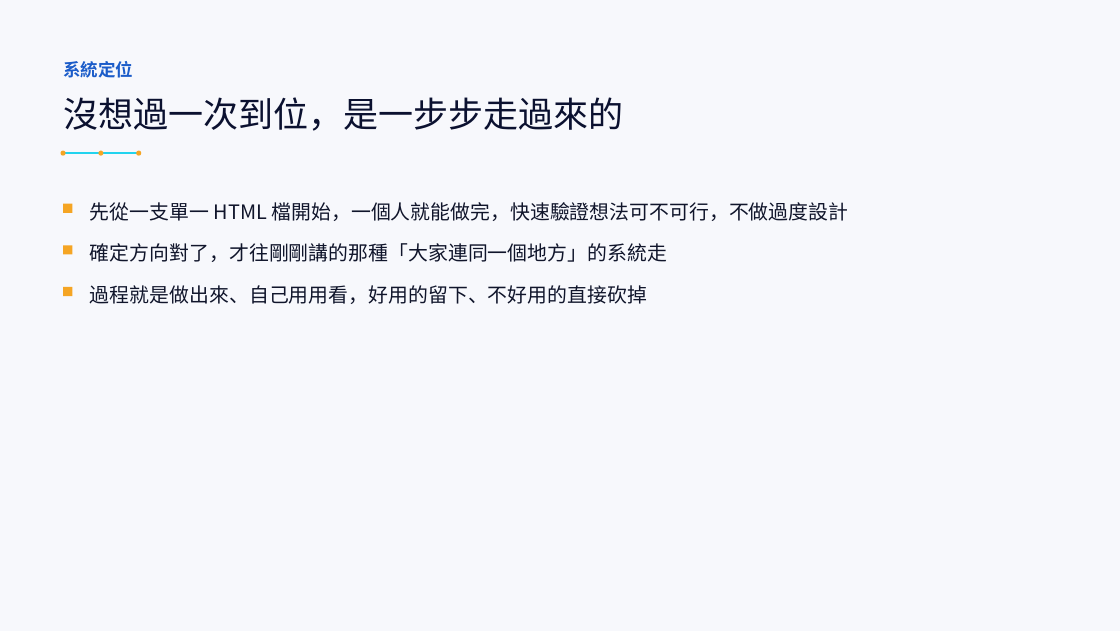
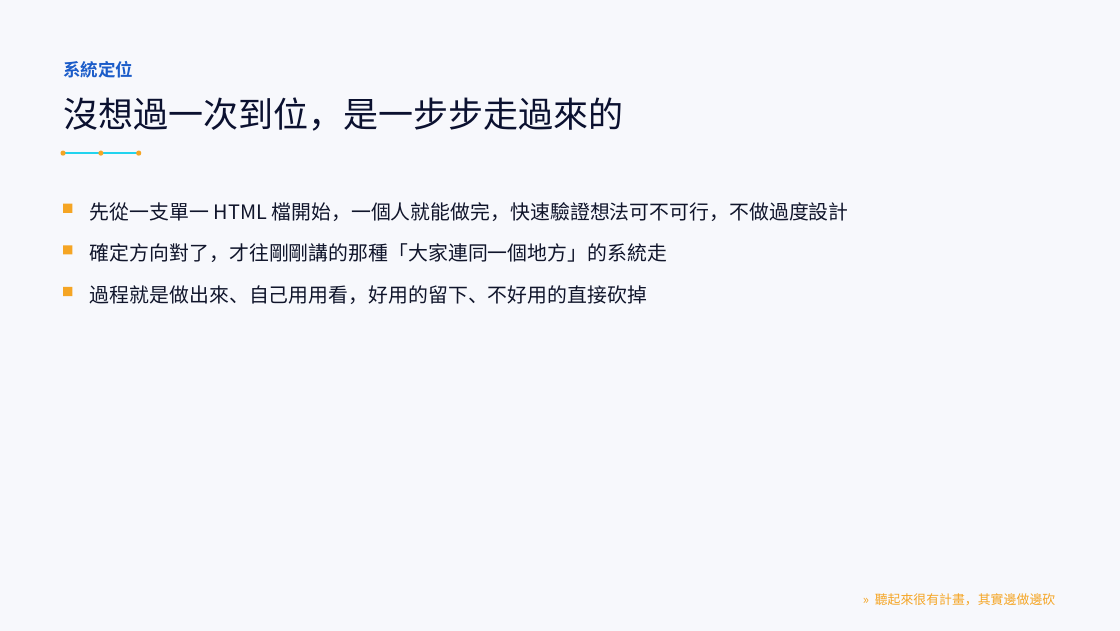
Before and after one commit to LinGaOscar/Spring-MissionBoard, a slide deck: slide 5 of docs/專案介紹.pptx. Drawn at 1120x631 pixels with LibreOffice and Linux fonts; fonts in the diff are those of the drawing. Boxes give left, top, right and bottom in pixels: in the first picture for what was removed or moved away, otherwise in the second. Text is boxed around its words. In the diff, an @@ line names an element or a change of style, - is before the commit and + after.

```diff
--- a/docs/專案介紹.pptx
+++ b/docs/專案介紹.pptx
@@ text added at (875,593,1055,605), 11 pt, text #F5A524 @@
+» 聽起來很有計畫，其實邊做邊砍
```
Also in this commit, not shown: 26 other slides changed.
